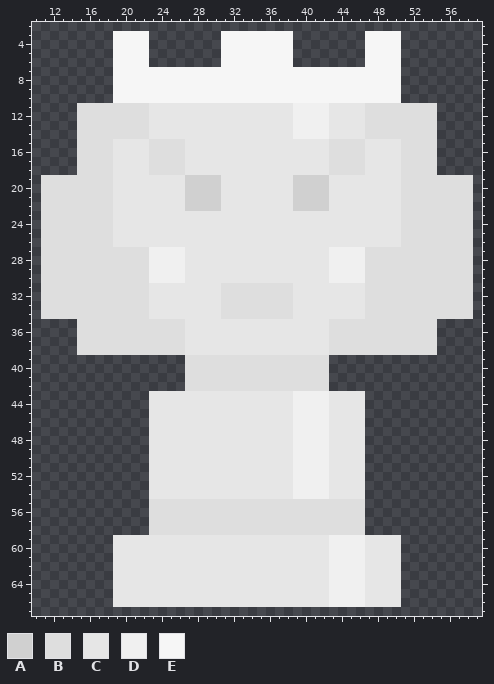
A sprite sheet gets an edit: dist/assets/pixel/White Queen.png. The picture above is the old version.
The file is 140x140 pixels, drawn in blocks of 2x2; one block is one cell here. Shown: x 10..59, y 2..67.
Palette (. is transparent): A #d0d0d0  B #dedede  C #e6e6e6  D #f0f0f0  E #f6f6f6
Pixels before, first column x 11:
 3 ........EEEE........EEEEEEEE........EEEE........
 4 ........EEEE........EEEEEEEE........EEEE........
 5 ........EEEE........EEEEEEEE........EEEE........
 6 ........EEEE........EEEEEEEE........EEEE........
 7 ........EEEEEEEEEEEEEEEEEEEEEEEEEEEEEEEE........
 8 ........EEEEEEEEEEEEEEEEEEEEEEEEEEEEEEEE........
 9 ........EEEEEEEEEEEEEEEEEEEEEEEEEEEEEEEE........
10 ........EEEEEEEEEEEEEEEEEEEEEEEEEEEEEEEE........
11 ....BBBBBBBBCCCCCCCCCCCCCCCCDDDDCCCCBBBBBBBB....
12 ....BBBBBBBBCCCCCCCCCCCCCCCCDDDDCCCCBBBBBBBB....
13 ....BBBBBBBBCCCCCCCCCCCCCCCCDDDDCCCCBBBBBBBB....
14 ....BBBBBBBBCCCCCCCCCCCCCCCCDDDDCCCCBBBBBBBB....
15 ....BBBBCCCCBBBBCCCCCCCCCCCCCCCCBBBBCCCCBBBB....
16 ....BBBBCCCCBBBBCCCCCCCCCCCCCCCCBBBBCCCCBBBB....
17 ....BBBBCCCCBBBBCCCCCCCCCCCCCCCCBBBBCCCCBBBB....
18 ....BBBBCCCCBBBBCCCCCCCCCCCCCCCCBBBBCCCCBBBB....
19 BBBBBBBBCCCCCCCCAAAACCCCCCCCAAAACCCCCCCCBBBBBBBB
20 BBBBBBBBCCCCCCCCAAAACCCCCCCCAAAACCCCCCCCBBBBBBBB
21 BBBBBBBBCCCCCCCCAAAACCCCCCCCAAAACCCCCCCCBBBBBBBB
22 BBBBBBBBCCCCCCCCAAAACCCCCCCCAAAACCCCCCCCBBBBBBBB
23 BBBBBBBBCCCCCCCCCCCCCCCCCCCCCCCCCCCCCCCCBBBBBBBB
24 BBBBBBBBCCCCCCCCCCCCCCCCCCCCCCCCCCCCCCCCBBBBBBBB
25 BBBBBBBBCCCCCCCCCCCCCCCCCCCCCCCCCCCCCCCCBBBBBBBB
26 BBBBBBBBCCCCCCCCCCCCCCCCCCCCCCCCCCCCCCCCBBBBBBBB
27 BBBBBBBBBBBBDDDDCCCCCCCCCCCCCCCCDDDDBBBBBBBBBBBB
28 BBBBBBBBBBBBDDDDCCCCCCCCCCCCCCCCDDDDBBBBBBBBBBBB
29 BBBBBBBBBBBBDDDDCCCCCCCCCCCCCCCCDDDDBBBBBBBBBBBB
30 BBBBBBBBBBBBDDDDCCCCCCCCCCCCCCCCDDDDBBBBBBBBBBBB
31 BBBBBBBBBBBBCCCCCCCCBBBBBBBBCCCCCCCCBBBBBBBBBBBB
32 BBBBBBBBBBBBCCCCCCCCBBBBBBBBCCCCCCCCBBBBBBBBBBBB
33 BBBBBBBBBBBBCCCCCCCCBBBBBBBBCCCCCCCCBBBBBBBBBBBB
34 BBBBBBBBBBBBCCCCCCCCBBBBBBBBCCCCCCCCBBBBBBBBBBBB
35 ....BBBBBBBBBBBBCCCCCCCCCCCCCCCCBBBBBBBBBBBB....
36 ....BBBBBBBBBBBBCCCCCCCCCCCCCCCCBBBBBBBBBBBB....
37 ....BBBBBBBBBBBBCCCCCCCCCCCCCCCCBBBBBBBBBBBB....
38 ....BBBBBBBBBBBBCCCCCCCCCCCCCCCCBBBBBBBBBBBB....
39 ................BBBBBBBBBBBBBBBB................
40 ................BBBBBBBBBBBBBBBB................
41 ................BBBBBBBBBBBBBBBB................
42 ................BBBBBBBBBBBBBBBB................
43 ............CCCCCCCCCCCCCCCCDDDDCCCC............
44 ............CCCCCCCCCCCCCCCCDDDDCCCC............
45 ............CCCCCCCCCCCCCCCCDDDDCCCC............
46 ............CCCCCCCCCCCCCCCCDDDDCCCC............
47 ............CCCCCCCCCCCCCCCCDDDDCCCC............
48 ............CCCCCCCCCCCCCCCCDDDDCCCC............
49 ............CCCCCCCCCCCCCCCCDDDDCCCC............
50 ............CCCCCCCCCCCCCCCCDDDDCCCC............
51 ............CCCCCCCCCCCCCCCCDDDDCCCC............
52 ............CCCCCCCCCCCCCCCCDDDDCCCC............
53 ............CCCCCCCCCCCCCCCCDDDDCCCC............
54 ............CCCCCCCCCCCCCCCCDDDDCCCC............
55 ............BBBBBBBBBBBBBBBBBBBBBBBB............
56 ............BBBBBBBBBBBBBBBBBBBBBBBB............
57 ............BBBBBBBBBBBBBBBBBBBBBBBB............
58 ............BBBBBBBBBBBBBBBBBBBBBBBB............
59 ........CCCCCCCCCCCCCCCCCCCCCCCCDDDDCCCC........
60 ........CCCCCCCCCCCCCCCCCCCCCCCCDDDDCCCC........
61 ........CCCCCCCCCCCCCCCCCCCCCCCCDDDDCCCC........
62 ........CCCCCCCCCCCCCCCCCCCCCCCCDDDDCCCC........
63 ........CCCCCCCCCCCCCCCCCCCCCCCCDDDDCCCC........
64 ........CCCCCCCCCCCCCCCCCCCCCCCCDDDDCCCC........
65 ........CCCCCCCCCCCCCCCCCCCCCCCCDDDDCCCC........
66 ........CCCCCCCCCCCCCCCCCCCCCCCCDDDDCCCC........
The result:
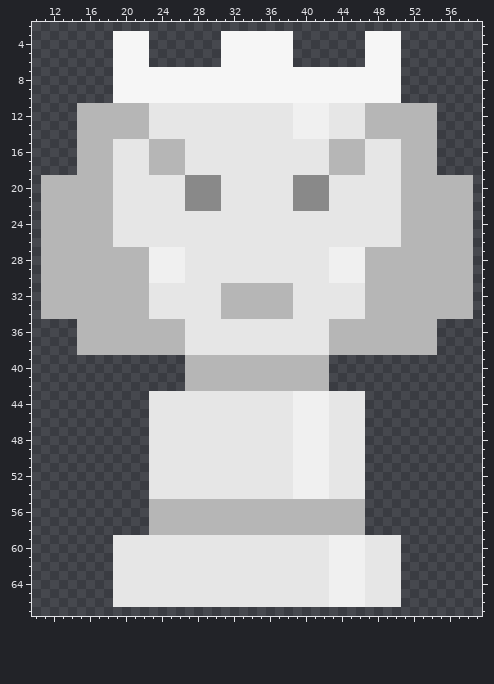
The exact change:
colour A: #d0d0d0 -> #898989
colour B: #dedede -> #b6b6b6
Boxes around the changes in both pictures, in picture pixels (x1, y1, x2, y2):
changed: (41, 103, 473, 391)
changed: (149, 499, 365, 535)
